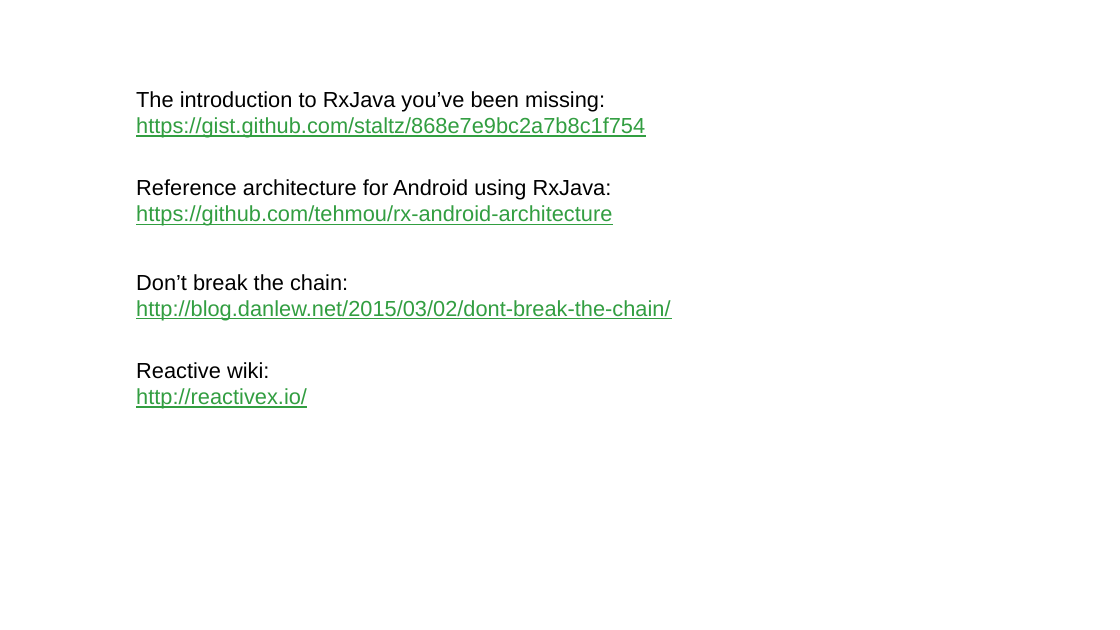
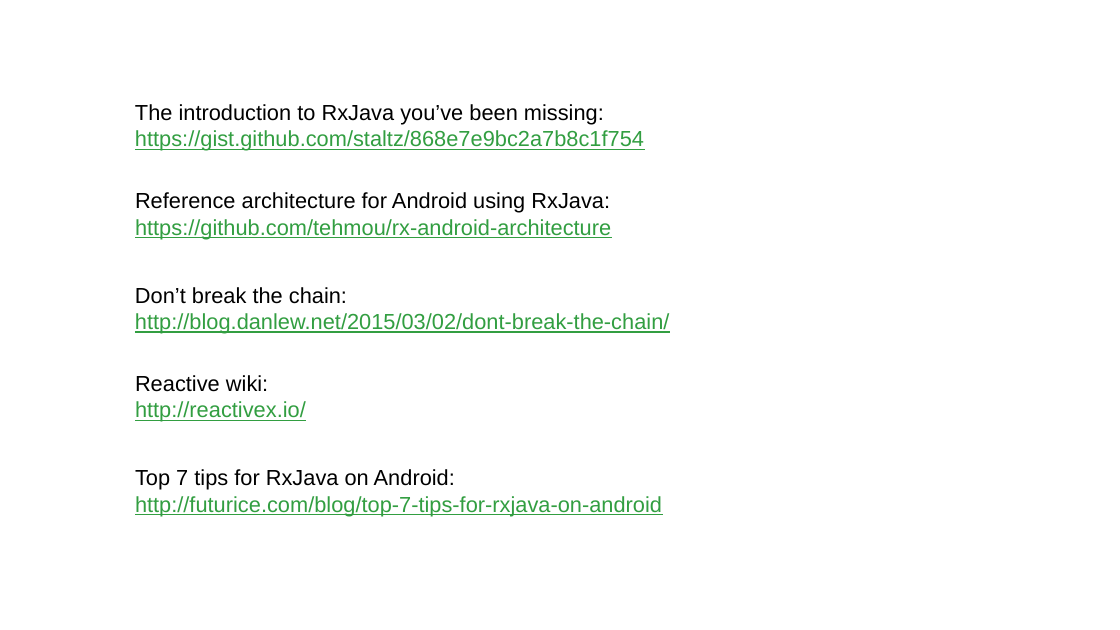
Before and after one commit to luciapayo/DroidconPresentation, a slide deck: slide 57 of Presentation/DroidconRx.potx.pptx. Drawn at 1120x630 pixels with LibreOffice and Linux fonts; fonts in the diff are those of the drawing; background and template pictures are left out. Boxes give left, top, right and bottom in pixels: in the first picture for what was removed or moved away, otherwise in the second. Text is boxed around its words. In the diff, an @@ line names an element or a change of style, - is before the commit and + after.

```diff
--- a/Presentation/DroidconRx.potx.pptx
+++ b/Presentation/DroidconRx.potx.pptx
@@ text "Don’t break the chain:": place and size @@
-text "Don’t break the chain:" at box(136, 274, 670, 320)
+text "Don’t break the chain:" at box(135, 287, 669, 334)
@@ 3 texts: place and size @@
-3 texts at box(136, 91, 645, 409)
+3 texts at box(135, 104, 644, 422)
@@ text added at box(135, 469, 662, 516), 14 pt, text #329E41, underline @@
+Top 7 tips for RxJava on Android:
+http://futurice.com/blog/top-7-tips-for-rxjava-on-android
```
Also in this commit, not shown: 1 slide added, 1 slide removed, 1 other file.
